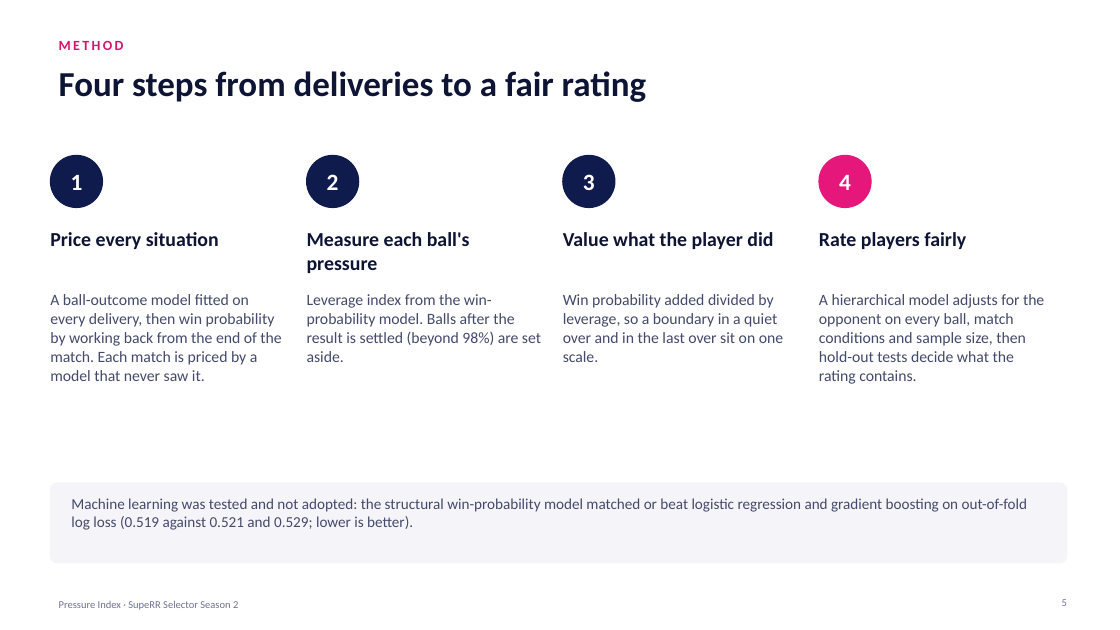
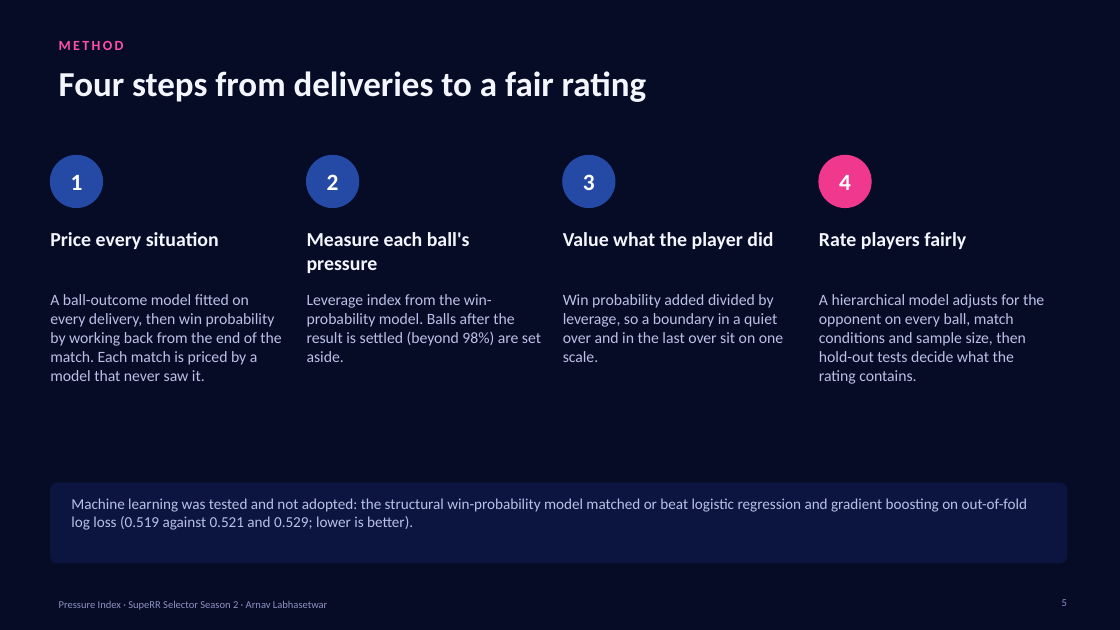
Before and after one commit to ArnavLabh/SupeRR-Selector-Hackathon-Season-2, a slide deck: slide 5 of reports/Pressure_Index_Executive_Deck.pptx. Drawn at 1120x630 pixels with LibreOffice and Linux fonts; fonts in the diff are those of the drawing; background and template pictures are left out. Boxes give left, top, right and bottom in pixels: in the first picture for what was removed or moved away, otherwise in the second. Text is boxed around its words. In the diff, an @@ line names an element or a change of style, - is before the commit and + after.

```diff
--- a/reports/Pressure_Index_Executive_Deck.pptx
+++ b/reports/Pressure_Index_Executive_Deck.pptx
@@ background #FFFFFF to #060B26 @@
@@ text "METHOD" at (x1=59, y1=41, x2=124, y2=50): text colour #D4146F to #FF4FA6 @@
@@ fill #101B4D to #254AA5; outline #101B4D 1 pt to #254AA5 1 pt in 3 elements at (x1=50, y1=155, x2=103, y2=208), (x1=307, y1=155, x2=359, y2=208), (x1=563, y1=155, x2=615, y2=208) @@
@@ ellipse at (x1=819, y1=155, x2=871, y2=208): fill #E5177B to #F0388F; outline #E5177B 1 pt to #F0388F 1 pt @@
@@ text colour #0E1433 to #F3F5FF in 5 elements at (x1=59, y1=71, x2=646, y2=102), (x1=50, y1=232, x2=219, y2=249), (x1=307, y1=232, x2=470, y2=273), (x1=563, y1=232, x2=773, y2=249), (x1=819, y1=232, x2=966, y2=249) @@
@@ rounded rectangle at (x1=50, y1=483, x2=1067, y2=563): fill #F5F4F9 to #0C1440; outline #F5F4F9 1 pt to #0C1440 1 pt @@
@@ text colour #434A6B to #BAC1E6 in 5 elements at (x1=50, y1=294, x2=281, y2=381), (x1=307, y1=294, x2=541, y2=362), (x1=563, y1=294, x2=783, y2=362), (x1=819, y1=294, x2=1044, y2=384), (x1=71, y1=498, x2=1028, y2=530) @@
@@ page number at (x1=1062, y1=599, x2=1067, y2=606): text colour #6D7392 to #8C94C2 @@
@@ text at (x1=59, y1=601, x2=327, y2=610): text changed; text colour #6D7392 to #8C94C2 @@
-Pressure Index · SupeRR Selector Season 2
+Pressure Index · SupeRR Selector Season 2 · Arnav Labhasetwar
```
Also in this commit, not shown: 10 other slides changed, 39 other files.
